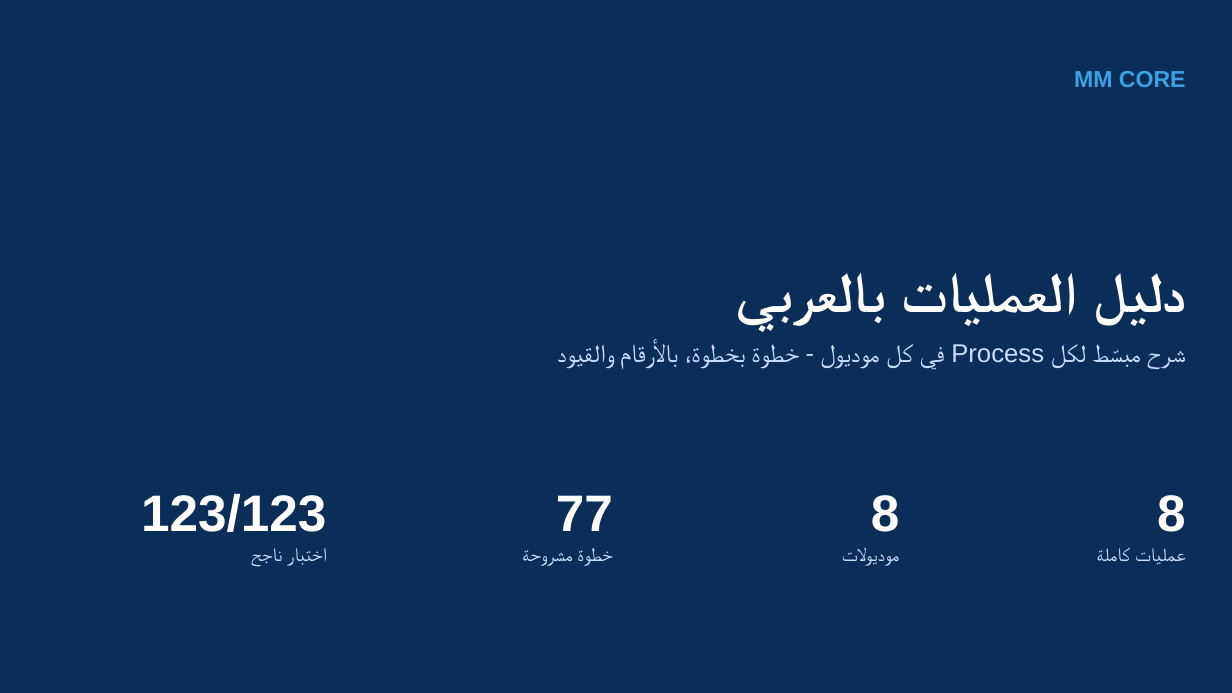
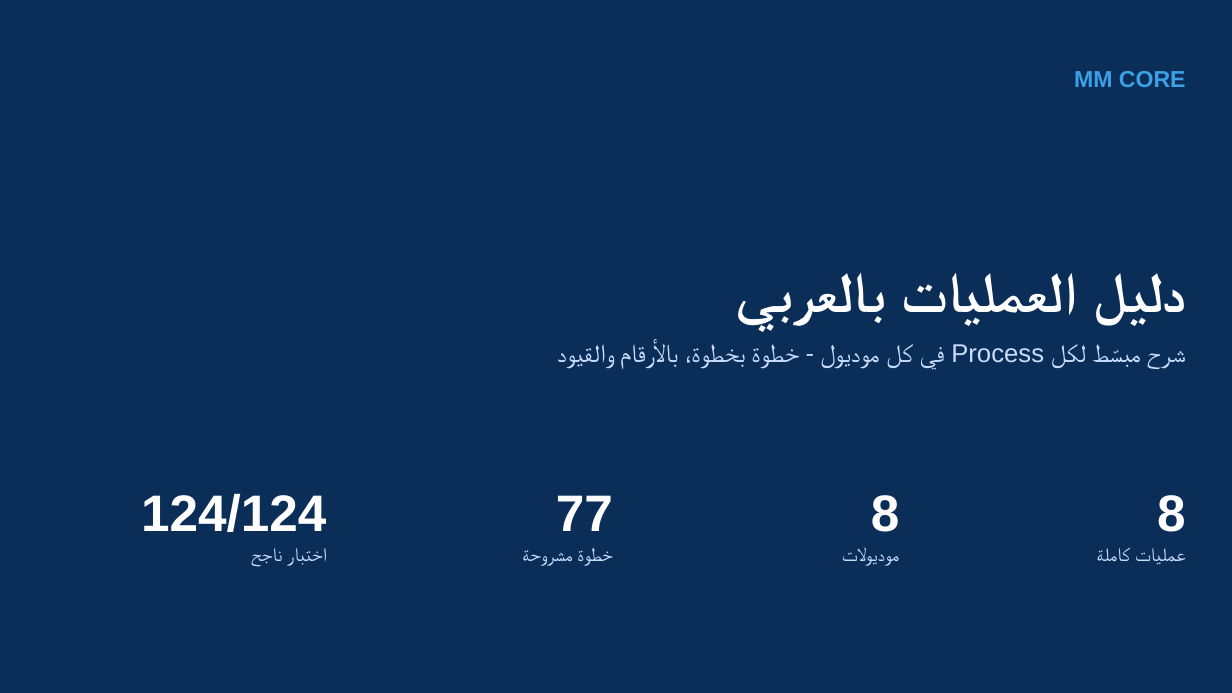
Before and after one commit to coolman1984/AI, a slide deck: slide 1 of web/static/manuals/MM_Core_Process_Guide_AR.pptx. Drawn at 1232x693 pixels with LibreOffice and Linux fonts; fonts in the diff are those of the drawing. Boxes give left, top, right and bottom in pixels: in the first picture for what was removed or moved away, otherwise in the second. Text is boxed around its words. In the diff, an @@ line names an element or a change of style, - is before the commit and + after.

```diff
--- a/web/static/manuals/MM_Core_Process_Guide_AR.pptx
+++ b/web/static/manuals/MM_Core_Process_Guide_AR.pptx
@@ text at [141, 493, 326, 532]: text changed @@
-123/123
+124/124
```
Also in this commit, not shown: 2 other slides changed, 26 other files.
